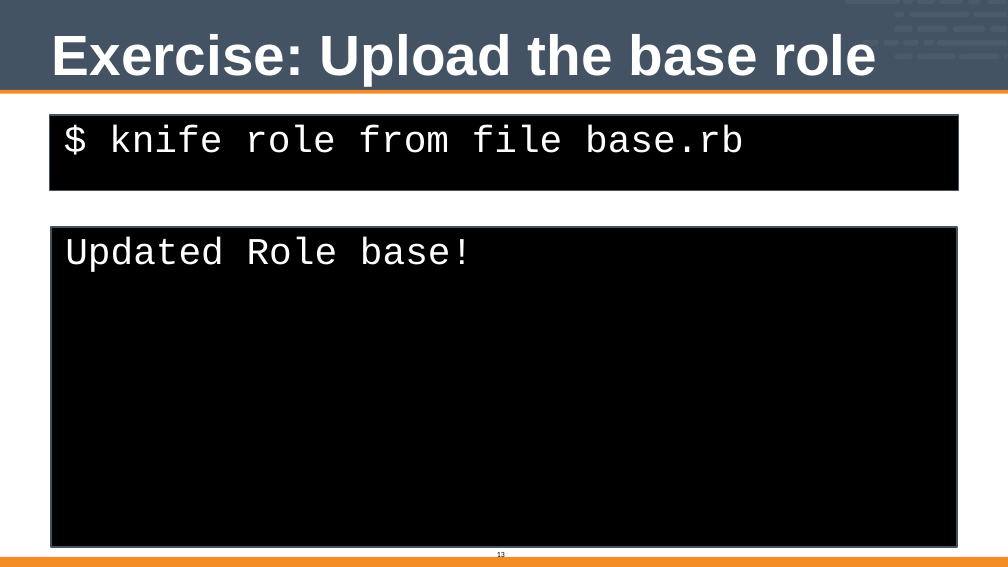
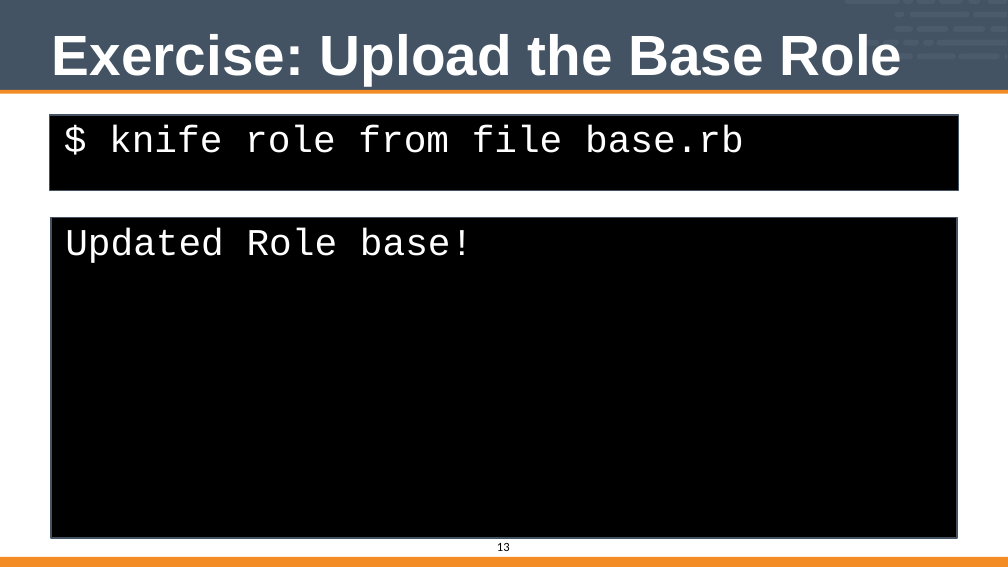
Before and after one commit to vinyar/chef-intermediate, a slide deck: slide 13 of Modules/03-Chef_Intermediate.pptx. Drawn at 1008x567 pixels with LibreOffice and Linux fonts; fonts in the diff are those of the drawing. Boxes give left, top, right and bottom in pixels: in the first picture for what was removed or moved away, otherwise in the second. Text is boxed around its words. In the diff, an @@ line names an element or a change of style, - is before the commit and + after.

```diff
--- a/Modules/03-Chef_Intermediate.pptx
+++ b/Modules/03-Chef_Intermediate.pptx
@@ title at (52,34,903,85): text changed @@
-Exercise: Upload the base role
+Exercise: Upload the Base Role
@@ rectangle "Updated Role base!": place and size @@
-rectangle "Updated Role base!" at (51,227,956,547)
+rectangle "Updated Role base!" at (51,217,956,537)
@@ page number: place and size @@
-page number at (497,551,505,560)
+page number at (497,543,510,551)
@@ page number at (497,543,510,551): size 10 to 16 pt @@
```
Also in this commit, not shown: 17 other slides changed.
